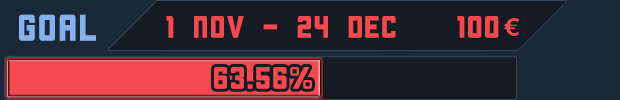
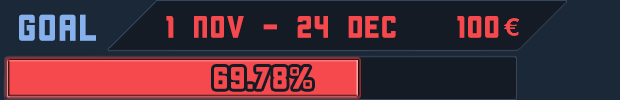
The second 620x100 image is a revision of the first. Changes to its layers:
renamed "63.56%" to "69.78%", painted on it over box(229, 67, 290, 89)
hid "Layer 8 copy 2" over box(229, 60, 320, 96)
added layer "Layer 8 copy 3" above "Layer 8" over box(229, 60, 358, 96)
